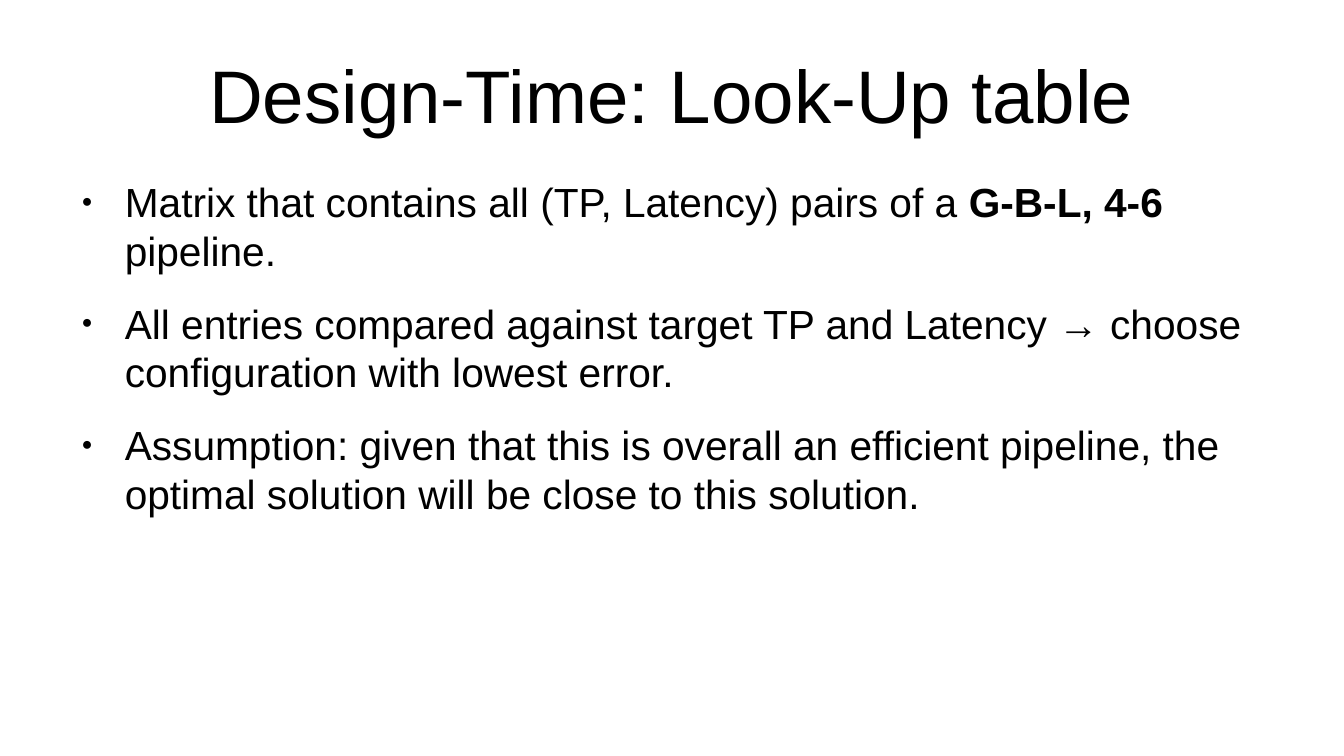
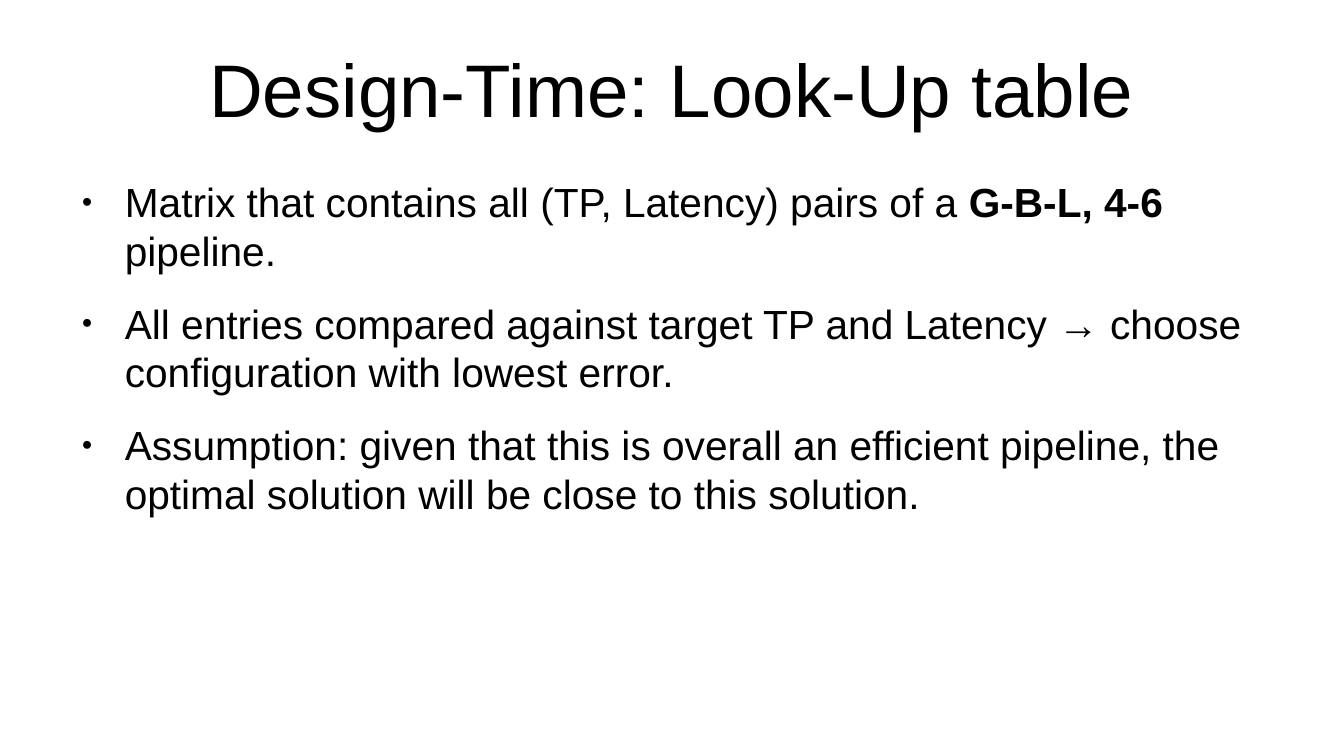
Before and after one commit to ar000001/power-optimization-governor, a slide deck: slide 4 of presentation/Governor Presentation.pptx. Drawn at 1344x756 pixels with LibreOffice and Linux fonts; fonts in the diff are those of the drawing. Boxes give left, top, right and bottom in pixels: in the first picture for what was removed or moved away, otherwise in the second. Text is boxed around its words. In the diff, an @@ line names an element or a change of style, - is before the commit and + after.

```diff
--- a/presentation/Governor Presentation.pptx
+++ b/presentation/Governor Presentation.pptx
@@ title "Design-Time: Look-Up table" at [209,63,1133,131]: line spacing 1 to 0.9 @@
```
Also in this commit, not shown: 6 other slides changed, 1 slide added, 1 slide removed.
